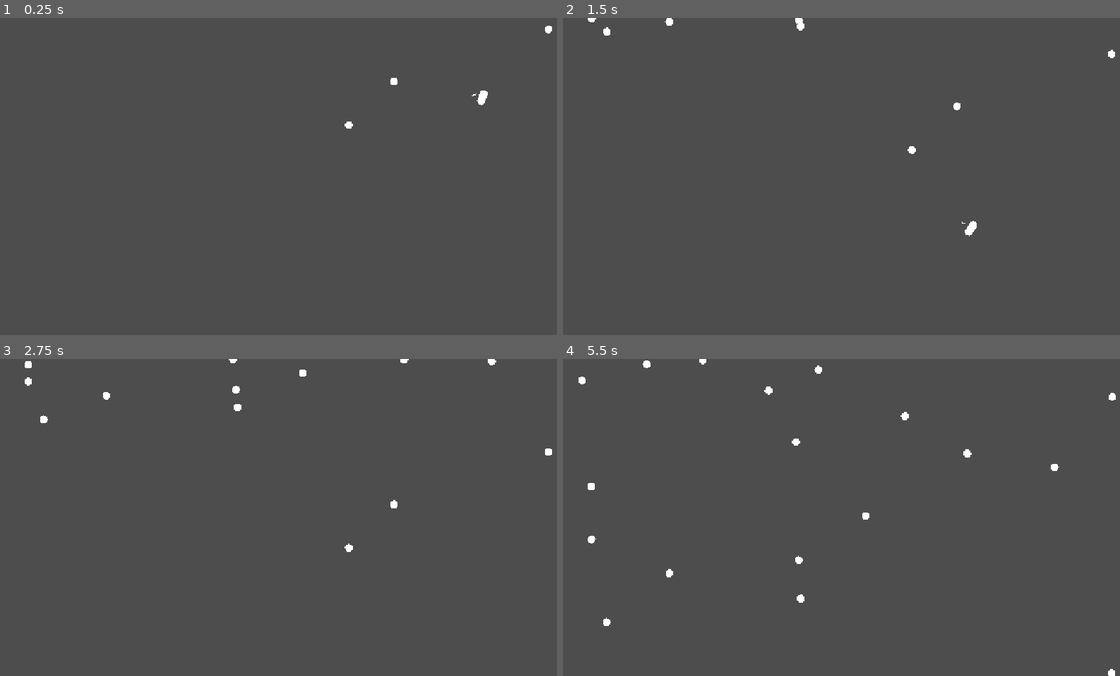
Above: before the commit, frames 1-4 (two rows, left to right).
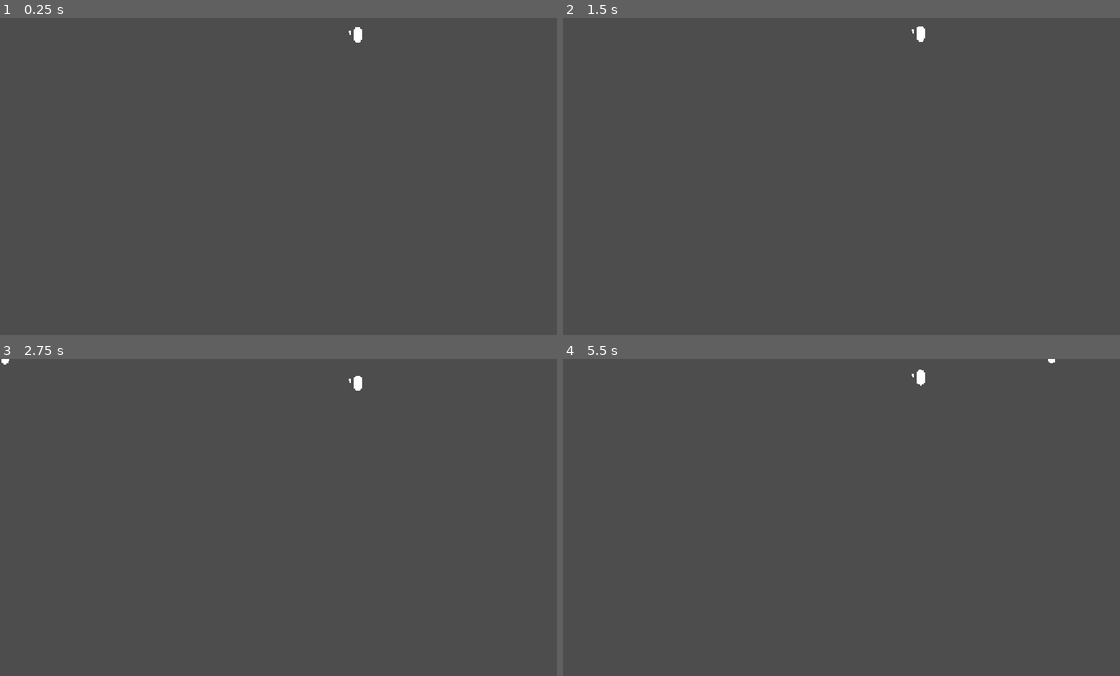
Above: after the commit, the same moments.

Repository: SamuelEdmondson/loopology
Game: Godot game, scene res://main.tscn
The game is run twice, just before and just after one commit, with the same random seed, the same clock (stepped at 60 frames per second) and the same inputs.
Inputs:
- Up to frame 1 (0.25 s): no input
- Up to frame 2 (1.5 s): tap Enter (ui_accept) at 0.5, 0.6, 0.77, 1.07, 1.35 s
- Up to frame 3 (2.75 s): tap Enter (ui_accept) at 1.52, 1.82, 2.1 s
- Up to frame 4 (5.5 s): tap Enter (ui_accept) at 2.85, 3.02, 3.32, 3.6, 3.77, 4.07, 4.35, 4.52, 4.82, 5.1 s

The runs differ from the first frame. In frame 1, 0.2% of the frame differs, in the area x 61-100%, y 2-35%; in frame 2, 0.3%; in frame 3, 0.4%; in frame 4, 0.6%, in the area x 2-100%, y 0-100%.

Commit message:
start and restart

Diff:
--- a/asteroid_spawner.gd
+++ b/asteroid_spawner.gd
@@ -9,19 +9,23 @@
 	spawn_timer.start()
 
 func _process(delta: float) -> void:
-	pass
+	var asteroids = get_tree().get_nodes_in_group("Asteroids")
+
+	for asteroid in asteroids:
+		if asteroid.position.y > (get_viewport_rect().size.y + 50):
+			asteroid.queue_free()
 
 func _on_spawn_timer_timeout() -> void:
 	spawn_asteroid_at_random_location()
 
 func spawn_asteroid_at_random_location() -> void:
-	var next_spawn_location : float = randf_range(0, get_viewport_rect().end.x)
+	var next_spawn_location : float = randf_range(-50, get_viewport_rect().end.x)
 	var instance = asteroid_scene.instantiate()
 	get_tree().current_scene.add_child(instance)
 	instance.position = Vector2(next_spawn_location, 0)
 
 	# Reset the timer
-	spawn_timer.wait_time = randf_range(.1, .5)
+	spawn_timer.wait_time = randf_range(.4, 1)
 	spawn_timer.start()
 
 
--- a/main.tscn
+++ b/main.tscn
@@ -1,22 +1,12 @@
-[gd_scene load_steps=4 format=3 uid="uid://bb2vt827krpob"]
+[gd_scene load_steps=3 format=3 uid="uid://bb2vt827krpob"]
 
 [ext_resource type="PackedScene" uid="uid://qgjddb0uuykp" path="res://ship.tscn" id="1_gphj4"]
-[ext_resource type="PackedScene" uid="uid://bgvqci7g66k2b" path="res://asteroid.tscn" id="2_n8njq"]
 [ext_resource type="PackedScene" uid="uid://dvi3jwkikab1a" path="res://asteroid_spawner.tscn" id="3_h2yge"]
 
 [node name="Main" type="Node2D"]
 
 [node name="Ship" parent="." instance=ExtResource("1_gphj4")]
-position = Vector2(986, 153)
-gravity_scale = 0.4
-
-[node name="Asteroid1" parent="." instance=ExtResource("2_n8njq")]
-position = Vector2(1118, 21)
-
-[node name="Asteroid2" parent="." instance=ExtResource("2_n8njq")]
-position = Vector2(803, 128)
-
-[node name="Asteroid8" parent="." instance=ExtResource("2_n8njq")]
-position = Vector2(711, 217)
+position = Vector2(729, 31)
+gravity_scale = 0.1
 
 [node name="AsteroidSpawner" parent="." instance=ExtResource("3_h2yge")]
--- a/ship.gd
+++ b/ship.gd
@@ -9,6 +9,15 @@
 	pass
 
 func _process(delta: float) -> void:
+
+	if (Input.is_action_just_pressed("ui_accept")):
+		get_tree().reload_current_scene()
+
+	if (Input.is_anything_pressed()):
+		G = 50
+	else:
+		G = 0
+
 	var superposition = calculate_gravity_superposition()
 	self.apply_force(superposition)
 	arrow.rotation = superposition.angle() - self.rotation
@@ -17,6 +26,8 @@
 
 
 func calculate_gravity_superposition() -> Vector2:
+	if get_tree() == null:
+		return Vector2(0, 0)
 	var asteroids = get_tree().get_nodes_in_group("Asteroids")
 	var superposition = Vector2(0, 0)
 	for asteroid in asteroids:
